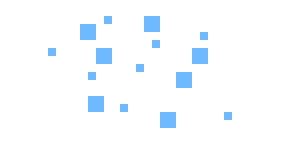
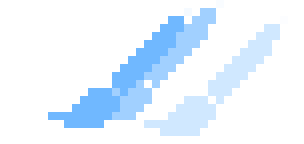
Layer changes from the first 304x144 image to the second:
hid "randomize" over [48,16,232,128]
added layer "paint copie" in group "boutons" over [48,0,288,136]
